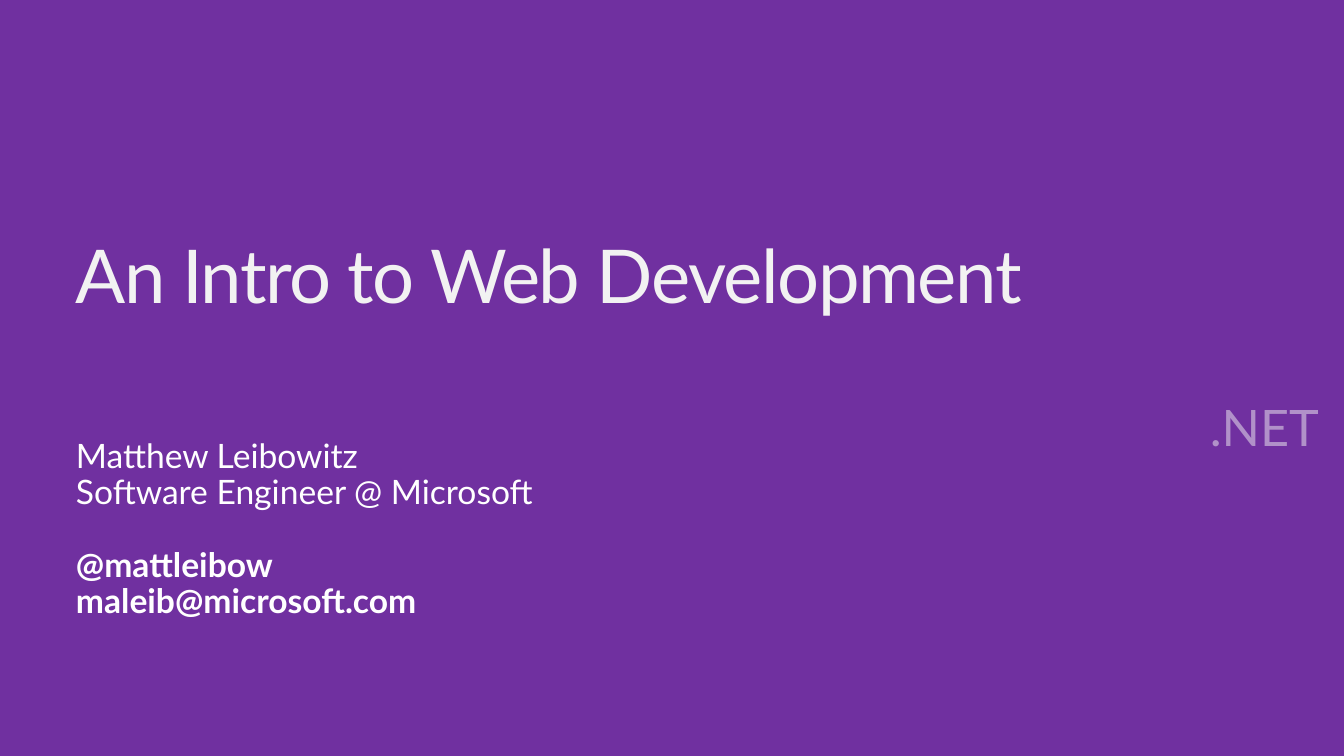
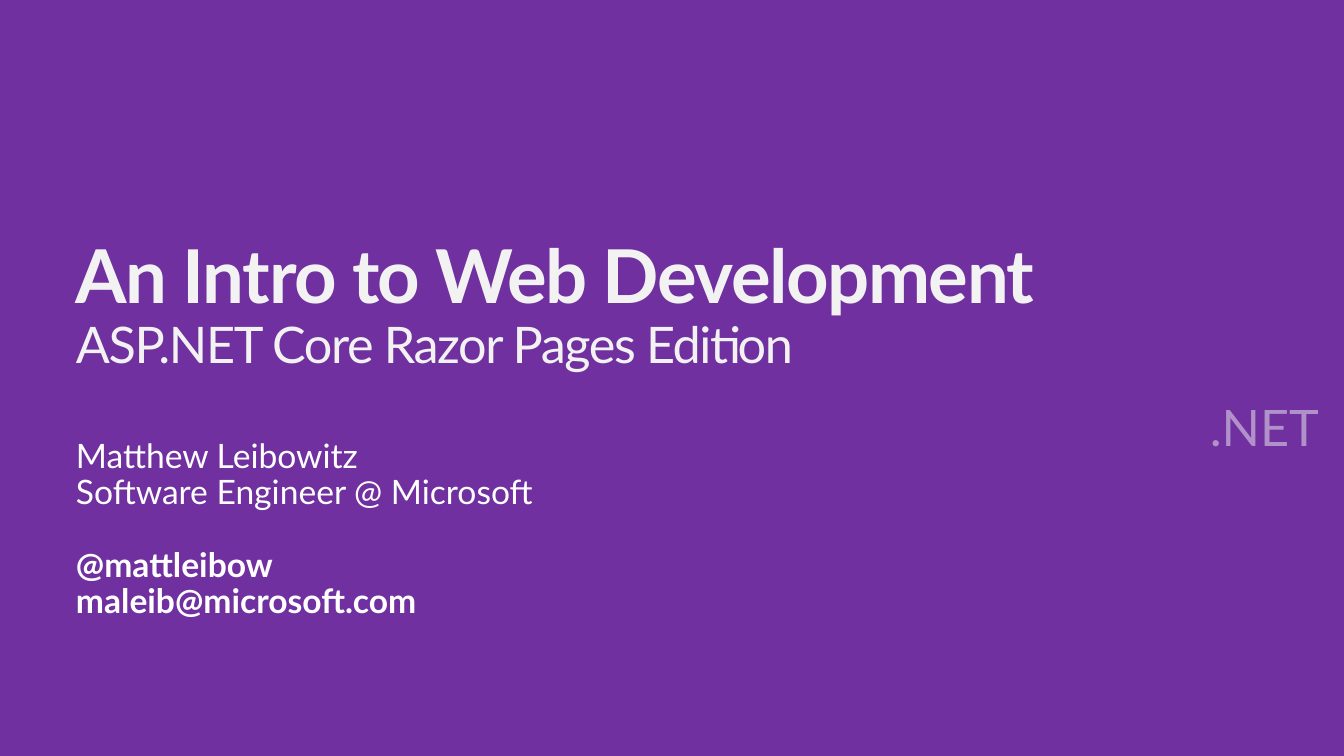
Before and after one commit to mattleibow/aspnetcore-razor-pages, a slide deck: slide 1 of Slides.pptx. Drawn at 1344x756 pixels with LibreOffice and Linux fonts; fonts in the diff are those of the drawing; background and template pictures are left out. Boxes give left, top, right and bottom in pixels: in the first picture for what was removed or moved away, otherwise in the second. Text is boxed around its words. In the diff, an @@ line names an element or a change of style, - is before the commit and + after.

Commit message:
Update slides a bit

```diff
--- a/Slides.pptx
+++ b/Slides.pptx
@@ title at (76, 248, 1035, 372): text changed; size 52.9 to 36 pt @@
-An Intro to Web Development
+An Intro to Web Development
+ASP.NET Core Razor Pages Edition
```
Also in this commit, not shown: 1 other slide changed, 1 slide added.
